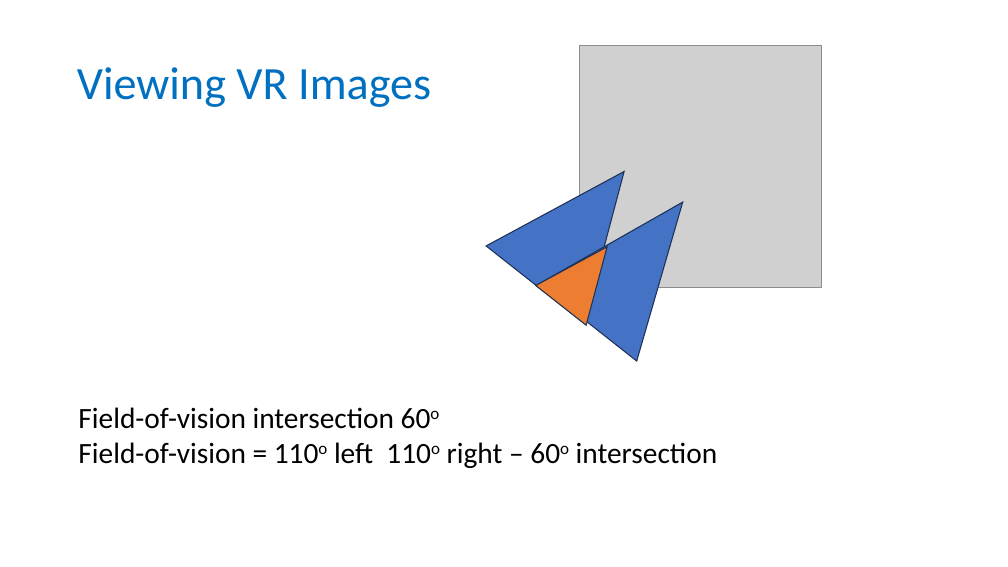
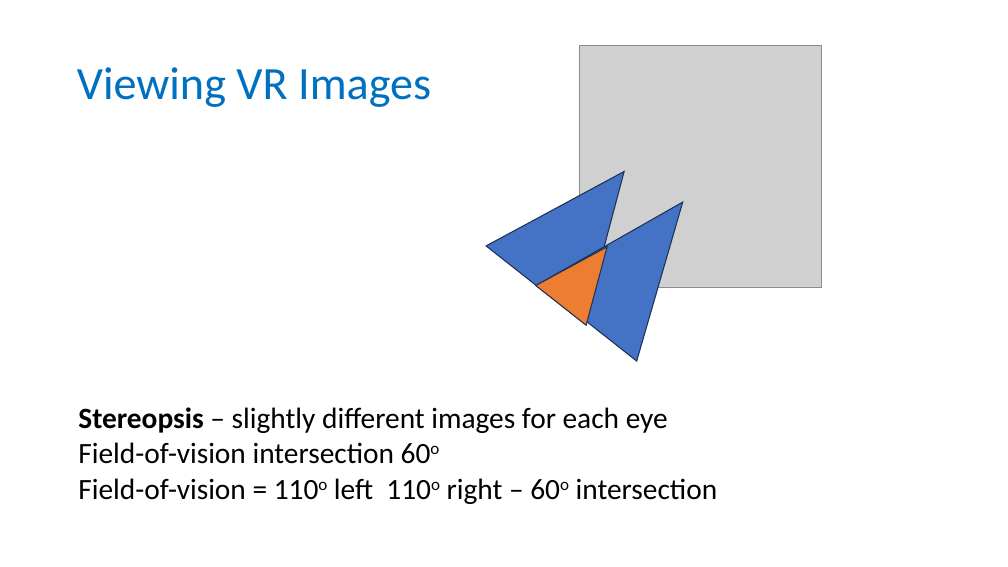
Before and after one commit to wonder-phil/AI-IoT-2025, a slide deck: slide 6 of p02/A-frame-geometric-objects.pptx. Drawn at 1008x567 pixels with LibreOffice and Linux fonts; fonts in the diff are those of the drawing; grey boxes stand for pictures. Boxes give left, top, right and bottom in pixels: in the first picture for what was removed or moved away, otherwise in the second. Text is boxed around its words. In the diff, an @@ line names an element or a change of style, - is before the commit and + after.

```diff
--- a/p02/A-frame-geometric-objects.pptx
+++ b/p02/A-frame-geometric-objects.pptx
@@ text at (x1=78, y1=407, x2=668, y2=433): paragraph added @@
+Stereopsis – slightly different images for each eye
```
Also in this commit, not shown: 2 other slides changed, 9 other files.
